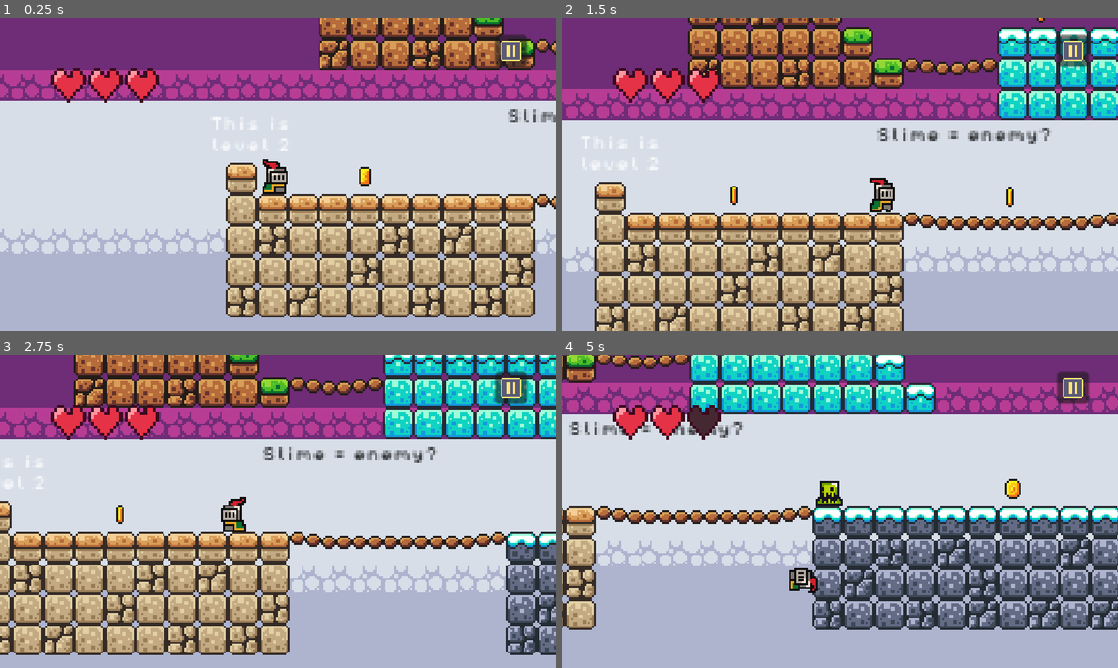
Above: before the commit, frames 1-4 (two rows, left to right).
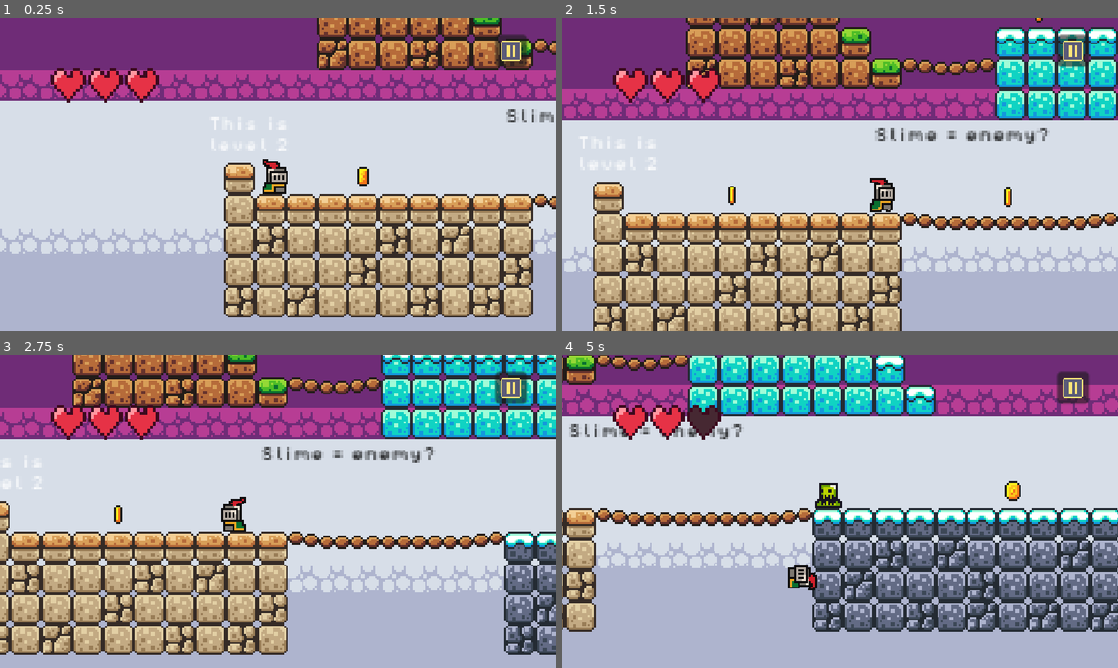
Above: after the commit, the same moments.

Repository: sparklydinosaur310-design/My-cool-game
Game: Godot game, scene res://scenes/level_2.tscn
Two runs of this game, one before a commit and one after it. Both use one fixed random seed, a clock stepped at 60 frames per second and the inputs below. This scene is started directly instead of the project's main scene.
Inputs (mouse positions are in pixels of both pictures, inside the frame that each line leads up to):
- Up to frame 1 (0.25 s): no input
- Up to frame 2 (1.5 s): tap Enter (ui_accept) at 0.5, 0.6 s; move the mouse to (962, 158) at 0.52 s; hold Right (move_right) from 0.53 s (still down); click (962, 158) at 0.67 s; tap Space (jump) at 0.77 s; move the mouse to (728, 190) at 1.27 s; tap E (interact) at 1.35 s; click (728, 190) at 1.42 s
- Up to frame 3 (2.75 s): tap Space (jump) at 1.52 s; tap Enter (ui_accept) at 1.55, 2.1 s; move the mouse to (333, 442) at 2.02 s; release Right (move_right) at 2.03 s; hold Left (move_left) from 2.03 s (still down); click (333, 442) at 2.17 s
- Up to frame 4 (5 s): move the mouse to (812, 574) at 2.77 s; release Left (move_left) at 2.78 s; hold Right (move_right) 2.78-4.28 s; tap Alt at 2.85 s; click (812, 574) at 2.92 s; tap Space (jump) at 3.02, 3.77, 4.52 s; tap Enter (ui_accept) at 3.05, 3.8, 4.35 s; move the mouse to (1006, 558) at 3.52 s; tap Shift at 3.6 s; click (1006, 558) at 3.67 s; move the mouse to (673, 464) at 4.27 s; hold Left (move_left) from 4.28 s (still down); click (673, 464) at 4.42 s

The runs differ from the first frame. In frame 1, 14% of the frame differs, in the area x 0-100%, y 0-96%; in frame 2, 18%; in frame 3, 19%; in frame 4, 20%, in the area x 0-100%, y 0-89%.

Commit message:
made end screen credits

Diff:
--- /dev/null
+++ b/my-cool-game/scenes/end_screen.tscn
@@ -0,0 +1,79 @@
+[gd_scene format=3 uid="uid://cngmtu5bbt5wn"]
+
+[ext_resource type="FontFile" uid="uid://ct4o260airba6" path="res://assets/fonts/PixelOperator8.ttf" id="1_6e1uj"]
+[ext_resource type="Script" uid="uid://dejy58beecej8" path="res://scripts/end_screen.gd" id="1_jc7ji"]
+[ext_resource type="FontFile" uid="uid://dbcf76556ij8c" path="res://assets/fonts/PixelOperator8-Bold.ttf" id="2_jc7ji"]
+
+[node name="EndScreen" type="Control" unique_id=1032547130]
+layout_mode = 3
+anchors_preset = 15
+anchor_right = 1.0
+anchor_bottom = 1.0
+grow_horizontal = 2
+grow_vertical = 2
+script = ExtResource("1_jc7ji")
+
+[node name="ColorRect" type="ColorRect" parent="." unique_id=314814282]
+layout_mode = 1
+anchors_preset = 15
+anchor_right = 1.0
+anchor_bottom = 1.0
+grow_horizontal = 2
+grow_vertical = 2
+color = Color(0, 0, 0, 1)
+
+[node name="Credits" type="Label" parent="." unique_id=889002194]
+layout_mode = 1
+anchors_preset = 10
+anchor_right = 1.0
+offset_top = 74.0
+offset_bottom = 125.0
+grow_horizontal = 2
+theme_override_fonts/font = ExtResource("1_6e1uj")
+theme_override_font_sizes/font_size = 24
+text = "My cool game
+Made by Salvador"
+horizontal_alignment = 1
+
+[node name="Stats" type="VBoxContainer" parent="." unique_id=515599091]
+layout_mode = 1
+anchors_preset = 8
+anchor_left = 0.5
+anchor_top = 0.5
+anchor_right = 0.5
+anchor_bottom = 0.5
+offset_left = -247.5
+offset_top = -95.5
+offset_right = 247.5
+offset_bottom = 95.5
+grow_horizontal = 2
+grow_vertical = 2
+
+[node name="Title" type="Label" parent="Stats" unique_id=1229692250]
+layout_mode = 2
+theme_override_fonts/font = ExtResource("2_jc7ji")
+theme_override_font_sizes/font_size = 32
+text = "Thanks for Playing!"
+
+[node name="CoinsLabel" type="Label" parent="Stats" unique_id=612873585]
+layout_mode = 2
+theme_override_fonts/font = ExtResource("2_jc7ji")
+theme_override_font_sizes/font_size = 24
+
+[node name="DeathsLabel" type="Label" parent="Stats" unique_id=784835842]
+layout_mode = 2
+theme_override_fonts/font = ExtResource("2_jc7ji")
+theme_override_font_sizes/font_size = 24
+
+[node name="TimeLabel" type="Label" parent="Stats" unique_id=2077944026]
+layout_mode = 2
+theme_override_fonts/font = ExtResource("2_jc7ji")
+theme_override_font_sizes/font_size = 24
+
+[node name="MenuButton" type="Button" parent="Stats" unique_id=938422105]
+layout_mode = 2
+theme_override_fonts/font = ExtResource("2_jc7ji")
+theme_override_font_sizes/font_size = 24
+text = "Main Menu"
+
+[connection signal="pressed" from="Stats/MenuButton" to="." method="_on_menu_button_pressed"]
--- a/my-cool-game/scenes/level_2.tscn
+++ b/my-cool-game/scenes/level_2.tscn
@@ -357,7 +357,7 @@
 metadata/_edit_use_anchors_ = true
 
 [node name="Player" parent="." unique_id=1545353489 instance=ExtResource("3_guvtl")]
-position = Vector2(-118, 0)
+position = Vector2(-117, 0)
 
 [node name="Camera2D" type="Camera2D" parent="Player" unique_id=1321588776]
 position = Vector2(1, -10)
--- a/my-cool-game/scenes/sign.tscn
+++ b/my-cool-game/scenes/sign.tscn
@@ -27,6 +27,7 @@
 offset_bottom = -96.0
 grow_horizontal = 2
 grow_vertical = 0
+theme_override_colors/font_color = Color(0, 0, 0, 1)
 theme_override_fonts/font = ExtResource("2_ge2pc")
 theme_override_font_sizes/font_size = 24
 text = "Press \"E\" to read
@@ -38,10 +39,13 @@
 anchor_top = 1.0
 anchor_right = 1.0
 anchor_bottom = 1.0
-offset_top = -285.0
-offset_bottom = -261.0
+offset_left = -3.0
+offset_top = -384.0
+offset_right = -3.0
+offset_bottom = -360.0
 grow_horizontal = 2
 grow_vertical = 0
+theme_override_colors/font_color = Color(0, 0, 0, 1)
 theme_override_fonts/font = ExtResource("3_qkam6")
 theme_override_font_sizes/font_size = 24
 horizontal_alignment = 1
--- /dev/null
+++ b/my-cool-game/scripts/end_screen.gd
@@ -0,0 +1,36 @@
+extends Control
+
+@onready var credits: Label = $Credits
+@onready var stats: VBoxContainer = $Stats
+@onready var coins_label: Label = $Stats/CoinsLabel
+@onready var deaths_label: Label = $Stats/DeathsLabel
+@onready var time_label: Label = $Stats/TimeLabel
+
+var tween: Tween
+
+func _ready() -> void:
+	stats.visible = false
+	coins_label.text = "Coins picked up: " + str(Run.total_pickups)
+	deaths_label.text = "Deaths: " + str(Run.deaths)
+	time_label.text = "Time: " + Run.format_time()
+	await get_tree().process_frame
+	credits.position.y = size.y
+	tween = create_tween()
+	tween.tween_property(credits, "position:y", -credits.size.y, 12.0)
+	tween.tween_callback(show_stats)
+
+func show_stats() -> void:
+	credits.visible = false
+	stats.visible = true
+	stats.modulate.a = 0.0
+	create_tween().tween_property(stats, "modulate:a", 1.0, 1.0)
+
+func _unhandled_input(event: InputEvent) -> void:
+	if stats.visible:
+		return
+	if event.is_action("ui_accept") or (event is InputEventMouseButton and event.pressed):
+		tween.kill()
+		show_stats()
+
+func _on_menu_button_pressed() -> void:
+	get_tree().change_scene_to_file("res://scenes/menu.tscn")
--- a/my-cool-game/scripts/game_manager.gd
+++ b/my-cool-game/scripts/game_manager.gd
@@ -11,6 +11,7 @@
 	score += 1
 	score_label.text = "You collected " + str(score) + " coins."
 	SaveData.submit_score(score)
+	Run.total_pickups += 1
 
 func update_label() -> void:
 	score_label.text = "You collected " +str(Run.banked + score) + " coins."
--- a/my-cool-game/scripts/killzone.gd
+++ b/my-cool-game/scripts/killzone.gd
@@ -12,6 +12,7 @@
 	if not pit and body.get("invincible"):
 		return
 	Health.lose(1)
+	Run.deaths += 1
 	Run.save_respawn(body)
 	Engine.time_scale = 0.5
 	body.get_node("CollisionShape2D").queue_free()
--- a/my-cool-game/scripts/level_complete.gd
+++ b/my-cool-game/scripts/level_complete.gd
@@ -10,12 +10,11 @@
 	coins_label.text = "Coins so far: " +str(Run.banked)
 	if not Run.has_next_level():
 		title.text = "You Win!"
-		next_button.text = "Main Menu"
-	get_tree().paused = true
+		next_button.text = "Continue"
 
 func _on_next_button_pressed() -> void:
 	get_tree().paused = false
 	if Run.has_next_level():
 		Run.next_level()
 	else:
-		get_tree().change_scene_to_file("res://scenes/menu.tscn")
+		get_tree().change_scene_to_file("res://scenes/end_screen.tscn")
--- a/my-cool-game/scripts/run.gd
+++ b/my-cool-game/scripts/run.gd
@@ -9,12 +9,18 @@
 var banked = 0
 var respawn_pos := Vector2.ZERO
 var respawn_valid := false
+var total_pickups = 0
+var deaths = 0
+var start_msec = 0
 
 func new_run() -> void:
 	level_index = 0
 	banked = 0
 	clear_respawn()
 	Health.reset()
+	total_pickups = 0
+	deaths = 0
+	start_msec = Time.get_ticks_msec()
 
 func bank(coins: int) -> void:
 	banked += coins
@@ -39,3 +45,7 @@
 	new_run()
 	level_index = index
 	get_tree().change_scene_to_file(LEVELS[index])
+
+func format_time() -> String:
+	var secs = (Time.get_ticks_msec() - start_msec) / 1000
+	return "%d:%02d" % [secs / 60, secs % 60]
Not shown, added: my-cool-game/scripts/end_screen.gd.uid
